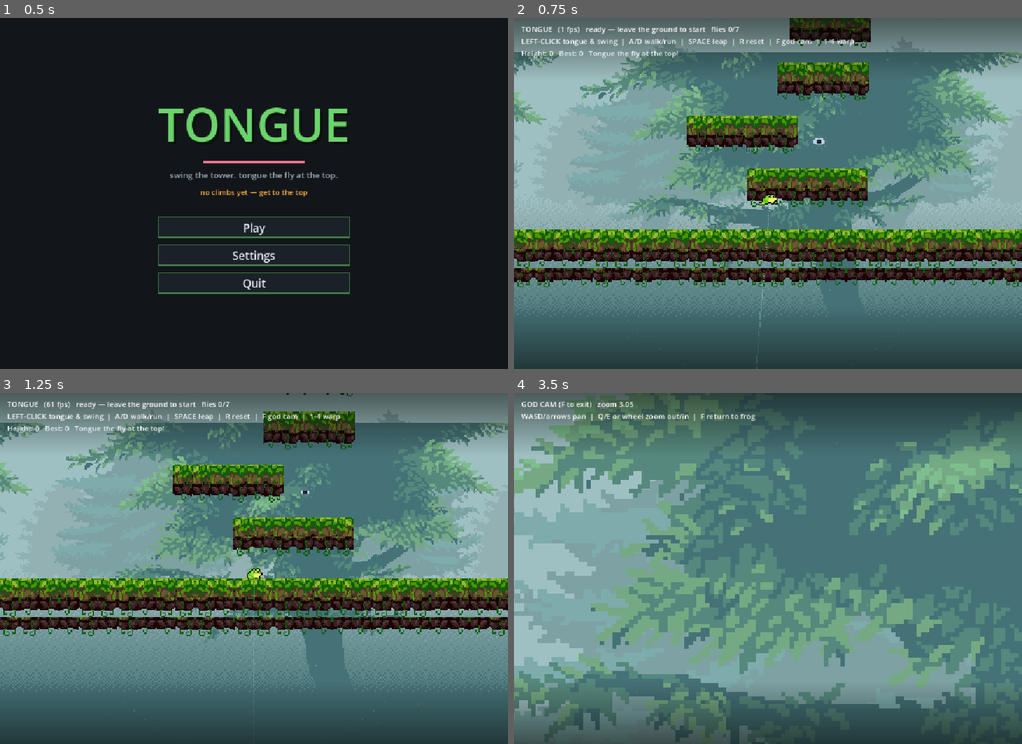
Above: before the commit, frames 1-4 (two rows, left to right).
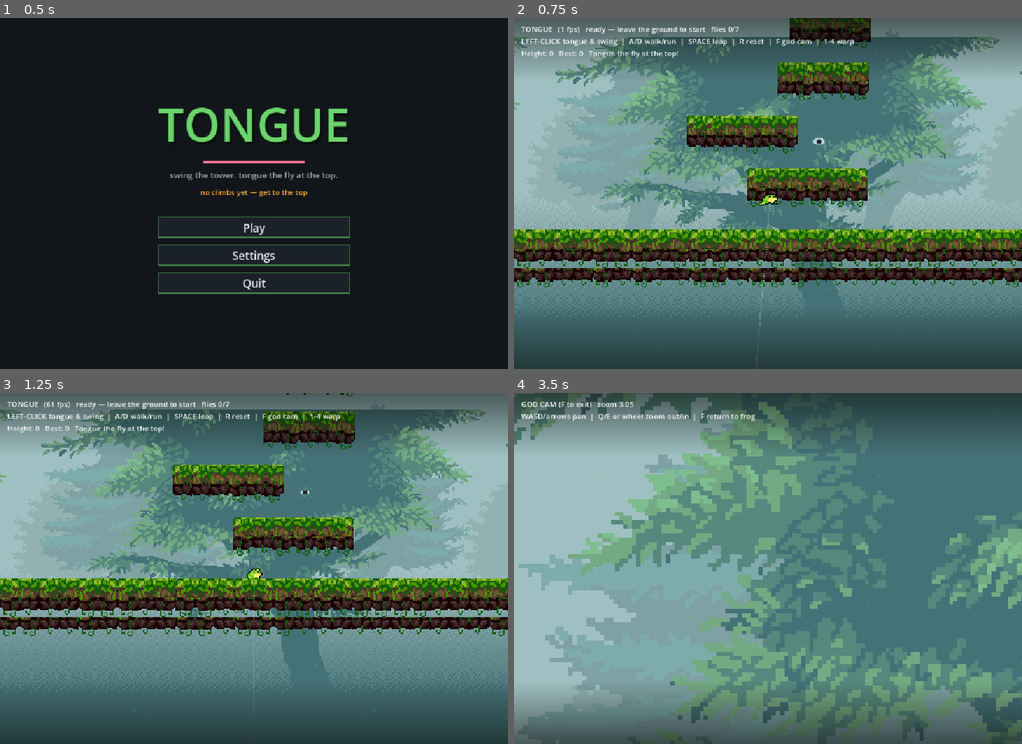
Above: after the commit, the same moments.

Repository: asg86260/Tongue
Game: Godot game, scene res://Title.tscn
Two runs of this game, one before a commit and one after it. Both use one fixed random seed, a clock stepped at 60 frames per second and the inputs below.
Inputs (mouse positions are in pixels of both pictures, inside the frame that each line leads up to):
- Up to frame 1 (0.5 s): no input
- Up to frame 2 (0.75 s): click "Play" at 0.5 s
- Up to frame 3 (1.25 s): no input
- Up to frame 4 (3.5 s): tap Enter at 1.25 s; move the mouse to (879, 550) at 1.27 s; press the mouse at (879, 550) at 1.28 s; hold D (move_right) 1.28-2.03 s; tap Space (jump) at 1.52, 1.82, 2.27, 2.57 s; move the mouse to (666, 586) at 2.02 s; release the mouse at (666, 586) at 2.03 s; hold S (move_down) 2.03-2.78 s; tap F (godcam) at 2.1 s; move the mouse to (818, 491) at 2.77 s; hold D (move_right) from 2.78 s (still down); hold E (zoom_in) from 2.78 s (still down)

Frame 1 is identical in both runs. In frame 2, 17% of the frame differs, in the area x 0-100%, y 5-78%; in frame 3, 16%; in frame 4, 48%, in the area x 0-100%, y 0-100%.

Commit message:
Woods non-tiling + viewport-fit backdrop (no cut-off, any window size)
Per the no-repeating-parallax direction: make Woods non-tiling like the mountain
scenes (fixes the top cut/seam). Rebuild all layers scaled to the current viewport
height and rebuild on resize, so the backdrop fills windowed AND fullscreen with no
cut-off.

Co-Authored-By: Claude Opus 4.8 <noreply@anthropic.com>

Diff:
--- a/Backdrop.gd
+++ b/Backdrop.gd
@@ -21,10 +21,12 @@
 var _biomes: Array = []   # each: { "start": float, "sprites": Array[Sprite2D] }
 
 # layer def = [texture, motion:Vector2, scale:float, vtile:float]  (vtile 0 = no v-tiling)
+# Woods, treated like the mountain scenes: a non-repeating backdrop (no vertical
+# tiling) so its gradient/trees never seam or cut. Sky pinned, trees near the horizon.
 func _woods() -> Array: return [
-	[preload("res://assets/bg/mist-back.png"),       Vector2(0.06, 0.00), 3.4, 0.00],
-	[preload("res://assets/bg/mist-back-trees.png"), Vector2(0.13, 0.10), 3.2, 1.00],
-	[preload("res://assets/bg/mist-tree.png"),       Vector2(0.24, 0.18), 3.0, 1.45],
+	[preload("res://assets/bg/mist-back.png"),       Vector2(0.04, 0.00), 3.4, 0.0],
+	[preload("res://assets/bg/mist-back-trees.png"), Vector2(0.08, 0.05), 3.2, 0.0],
+	[preload("res://assets/bg/mist-tree.png"),       Vector2(0.14, 0.10), 3.0, 0.0],
 ]
 func _scene(p: String) -> Array: return [
 	[load("res://assets/bg/%s-sky.png" % p),   Vector2(0.04, 0.00), 3.2, 0.0],
@@ -34,23 +36,34 @@
 
 func _ready() -> void:
 	layer = -10
-	_build(0.0, _woods())
-	_build(13.0, _scene("ruins"))
-	_build(27.0, _scene("cliffs"))
-	_build(40.0, _scene("peak"))
+	get_viewport().size_changed.connect(_rebuild)
+	_rebuild()
 
-func _build(start: float, defs: Array) -> void:
+# Rebuild all layers sized to the CURRENT viewport, so the backdrop fills any window
+# (windowed or fullscreen) with no cut-off, and no vertical tiling.
+func _rebuild() -> void:
+	for c in get_children():
+		c.queue_free()
+	_biomes.clear()
+	var vp := get_viewport().get_visible_rect().size
+	var fill := vp.y / 760.0        # scale layers up so they fill the viewport height
+	var span := maxf(vp.x * 1.5, 1800.0)
+	_build(0.0, _woods(), fill, span)
+	_build(13.0, _scene("ruins"), fill, span)
+	_build(27.0, _scene("cliffs"), fill, span)
+	_build(40.0, _scene("peak"), fill, span)
+
+func _build(start: float, defs: Array, fill: float, span: float) -> void:
 	var sprites: Array = []
 	for d in defs:
 		var tex: Texture2D = d[0]
-		var scl: float = d[2]
+		var scl: float = d[2] * fill
 		var w := tex.get_width() * scl
 		var pl := ParallaxLayer.new()
 		pl.motion_scale = d[1]
-		# place enough horizontal copies to span a wide (fullscreen) viewport — the count
-		# scales with texture width, so even a 32px gradient strip fills. Robust full
-		# coverage instead of motion_mirroring.x, which left gaps on the right edge.
-		var num: int = int(ceil(2600.0 / w))
+		# explicit horizontal copies spanning the viewport (count scales with width, so
+		# even a 32px gradient fills) — robust coverage with no vertical tiling.
+		var num: int = int(ceil(span / w)) + 1
 		for i in range(-num, num + 1):
 			var spr := Sprite2D.new()
 			spr.texture = tex
@@ -60,9 +73,6 @@
 			spr.position = Vector2(i * w, 0)
 			pl.add_child(spr)
 			sprites.append(spr)
-		# vertical mirroring only where the layer is meant to tile up (the forest trees)
-		var vh: float = tex.get_height() * scl * d[3] if d[3] > 0.0 else 0.0
-		pl.motion_mirroring = Vector2(0, vh)
 		add_child(pl)
 	_biomes.append({ "start": start, "sprites": sprites })
 
